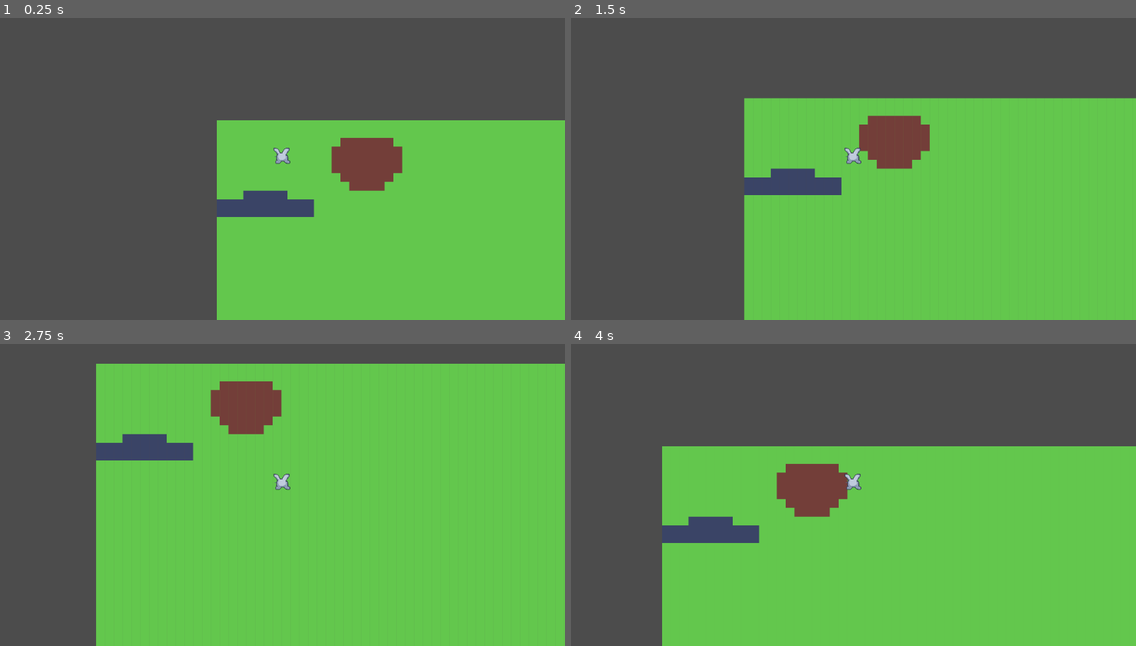
Above: before the commit, frames 1-4 (two rows, left to right).
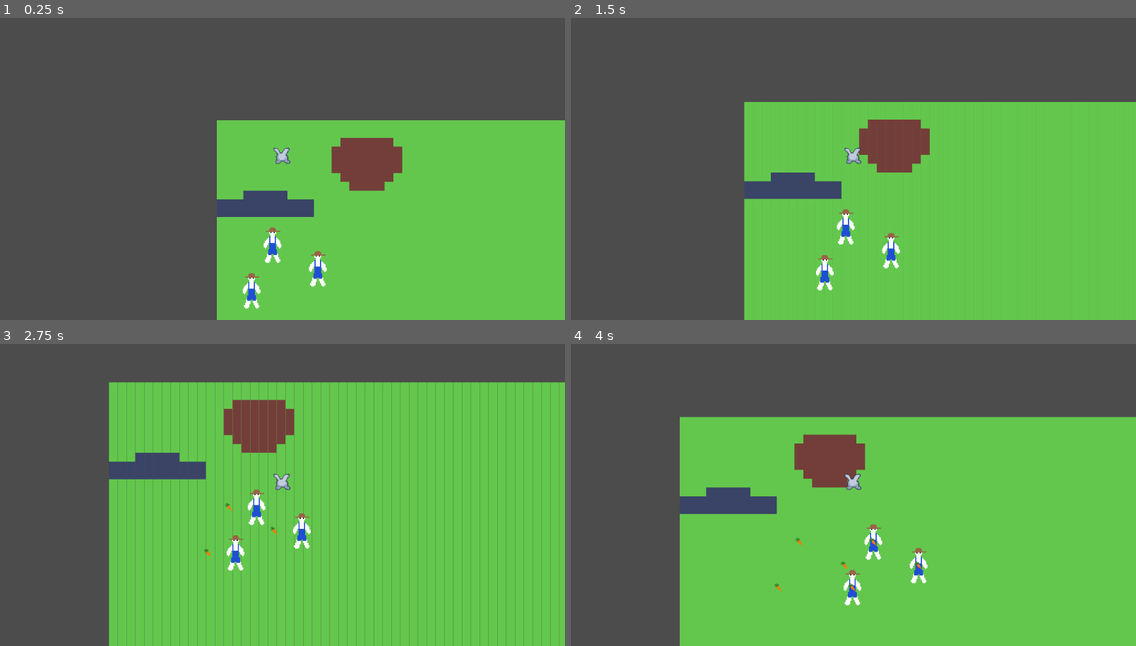
Above: after the commit, the same moments.

Repository: axerosh/rabbit-rampage
Game: Godot game, scene res://level.tscn
Same seed, same stepped clock (60 frames per second), same inputs: the game is played once before the commit and once after it.
Inputs:
- Up to frame 1 (0.25 s): no input
- Up to frame 2 (1.5 s): hold D (move_right) 0.53-1.28 s; hold S (move_down) from 1.28 s (still down)
- Up to frame 3 (2.75 s): release S (move_down) at 2.03 s; hold D (move_right) from 2.03 s (still down)
- Up to frame 4 (4 s): release D (move_right) at 2.78 s; hold W (move_up) 2.78-3.53 s; hold A (move_left) from 3.53 s (still down)

The runs differ from the first frame. In frame 1, 0.6% of the frame differs, in the area x 42-58%, y 69-97%; in frame 2, 2.5%; in frame 3, 17%, in the area x 17-100%, y 6-100%; in frame 4, 15%.

Commit message:
Add farmers dropping collectable carrots and flesh

Diff:
--- a/Rabbit.tscn
+++ b/Rabbit.tscn
@@ -20,6 +20,8 @@
 [sub_resource type="RectangleShape2D" id=2]
 extents = Vector2( 10.5, 10 )
 
+[sub_resource type="CircleShape2D" id=3]
+
 [node name="KinematicBody2D" type="KinematicBody2D"]
 script = ExtResource( 2 )
 
@@ -33,3 +35,12 @@
 
 [node name="Camera2D" type="Camera2D" parent="."]
 current = true
+
+[node name="CollectionArea2D" type="Area2D" parent="."]
+
+[node name="CollisionShape2D" type="CollisionShape2D" parent="CollectionArea2D"]
+position = Vector2( -0.5, 6 )
+scale = Vector2( 2, 2 )
+shape = SubResource( 3 )
+
+[connection signal="area_entered" from="CollectionArea2D" to="." method="_on_CollectionArea2D_area_entered"]
--- a/RabbitScript.gd
+++ b/RabbitScript.gd
@@ -1,14 +1,17 @@
 extends KinematicBody2D
 
-var moveSpeed: int = 200
+var moveSpeed: int = 10000
+
+var carrots_collected: int = 0
+var flesh_collected: int = 0
 
 var velocity: Vector2 = Vector2()
 var facingDir: Vector2 = Vector2(0, 1)
 
-func _ready():
+func _ready() -> void:
 	pass # Replace with function body.
 
-func _physics_process(delta):
+func _physics_process(delta: float) -> void:
 
 	velocity = Vector2()
 
@@ -27,4 +30,14 @@
 
 	velocity = velocity.normalized()
 
-	move_and_slide(velocity * moveSpeed)
+	var _movement: Vector2 = move_and_slide(velocity * moveSpeed * delta)
+
+func _on_CollectionArea2D_area_entered(area: Area2D) -> void:
+	if (area is Carrot):
+		carrots_collected += 1
+		print("Carrots collected: " + str(carrots_collected))
+		area.queue_free()
+	if (area is Flesh):
+		flesh_collected += 1
+		print("Flesh collected: " + str(flesh_collected))
+		area.queue_free()
--- /dev/null
+++ b/collectables/carrot.gd
@@ -0,0 +1,2 @@
+extends Area2D
+class_name Carrot
--- /dev/null
+++ b/collectables/carrot.tscn
@@ -0,0 +1,7 @@
+[gd_scene load_steps=3 format=2]
+
+[ext_resource path="res://collectables/collectable.tscn" type="PackedScene" id=1]
+[ext_resource path="res://collectables/carrot.gd" type="Script" id=2]
+
+[node name="Carrot" instance=ExtResource( 1 )]
+script = ExtResource( 2 )
--- /dev/null
+++ b/collectables/collectable.tscn
@@ -0,0 +1,14 @@
+[gd_scene load_steps=3 format=2]
+
+[ext_resource path="res://images/collectable_carrot.png" type="Texture" id=1]
+
+[sub_resource type="CircleShape2D" id=1]
+
+[node name="Collectable" type="Area2D"]
+
+[node name="CollisionShape2D" type="CollisionShape2D" parent="."]
+scale = Vector2( 0.5, 0.5 )
+shape = SubResource( 1 )
+
+[node name="Sprite" type="Sprite" parent="."]
+texture = ExtResource( 1 )
--- /dev/null
+++ b/collectables/flesh.gd
@@ -0,0 +1,2 @@
+extends Area2D
+class_name Flesh
--- /dev/null
+++ b/collectables/flesh.tscn
@@ -0,0 +1,11 @@
+[gd_scene load_steps=4 format=2]
+
+[ext_resource path="res://collectables/collectable.tscn" type="PackedScene" id=1]
+[ext_resource path="res://images/collectable_flesh.png" type="Texture" id=2]
+[ext_resource path="res://collectables/flesh.gd" type="Script" id=3]
+
+[node name="Flesh" instance=ExtResource( 1 )]
+script = ExtResource( 3 )
+
+[node name="Sprite" parent="." index="1"]
+texture = ExtResource( 2 )
--- /dev/null
+++ b/humans/farmer.gd
@@ -0,0 +1,36 @@
+extends KinematicBody2D
+class_name Farmer
+
+const flesh_scene: PackedScene = preload("res://collectables/flesh.tscn");
+const carrot_scene: PackedScene = preload("res://collectables/carrot.tscn");
+
+const time_between_drops: float = 2.0;
+const drops_before_death: int = 2;
+const speed: Vector2 = Vector2(4000, 0);
+
+var time_until_drop: float = time_between_drops;
+var carrots_dropped: int = 0;
+
+func _physics_process(delta: float) -> void:
+	var _movement: Vector2 = move_and_slide(speed * delta)
+
+func _process(delta: float) -> void:
+	time_until_drop -= delta;
+	if (time_until_drop <= 0.0):
+		time_until_drop = time_between_drops;
+		if (carrots_dropped < drops_before_death):
+			carrots_dropped += 1;
+			drop_carrot()
+		else:
+			drop_dead()
+
+func drop_carrot() -> void:
+	var carrot: Carrot = carrot_scene.instance();
+	get_tree().get_root().add_child(carrot);
+	carrot.global_position = self.global_position;
+
+func drop_dead() -> void:
+	var flesh: Flesh = flesh_scene.instance();
+	get_tree().get_root().add_child(flesh);
+	flesh.global_position = self.global_position;
+	queue_free();
--- /dev/null
+++ b/humans/farmer.tscn
@@ -0,0 +1,17 @@
+[gd_scene load_steps=4 format=2]
+
+[ext_resource path="res://images/human_farmer.png" type="Texture" id=1]
+[ext_resource path="res://humans/farmer.gd" type="Script" id=2]
+
+[sub_resource type="RectangleShape2D" id=1]
+extents = Vector2( 8, 8 )
+
+[node name="Farmer" type="KinematicBody2D"]
+script = ExtResource( 2 )
+
+[node name="CollisionShape2D" type="CollisionShape2D" parent="."]
+scale = Vector2( 1, 2 )
+shape = SubResource( 1 )
+
+[node name="Sprite" type="Sprite" parent="."]
+texture = ExtResource( 1 )
--- a/level.tscn
+++ b/level.tscn
@@ -1,7 +1,8 @@
-[gd_scene load_steps=6 format=2]
+[gd_scene load_steps=7 format=2]
 
 [ext_resource path="res://images/tileset.png" type="Texture" id=1]
 [ext_resource path="res://Rabbit.tscn" type="PackedScene" id=2]
+[ext_resource path="res://humans/farmer.tscn" type="PackedScene" id=3]
 
 [sub_resource type="ConvexPolygonShape2D" id=1]
 points = PoolVector2Array( 0, 0, 16, 0, 16, 16, 0, 16 )
@@ -77,3 +78,15 @@
 
 [node name="KinematicBody2D" parent="." instance=ExtResource( 2 )]
 position = Vector2( 119, 63 )
+
+[node name="Farmer" parent="." instance=ExtResource( 3 )]
+position = Vector2( 84, 227 )
+scale = Vector2( 2, 2 )
+
+[node name="Farmer2" parent="." instance=ExtResource( 3 )]
+position = Vector2( 46, 310 )
+scale = Vector2( 2, 2 )
+
+[node name="Farmer3" parent="." instance=ExtResource( 3 )]
+position = Vector2( 166, 270 )
+scale = Vector2( 2, 2 )
--- a/project.godot
+++ b/project.godot
@@ -7,6 +7,28 @@
 ;   param=value ; assign values to parameters
 
 config_version=4
+
+_global_script_classes=[ {
+"base": "Area2D",
+"class": "Carrot",
+"language": "GDScript",
+"path": "res://collectables/carrot.gd"
+}, {
+"base": "KinematicBody2D",
+"class": "Farmer",
+"language": "GDScript",
+"path": "res://humans/farmer.gd"
+}, {
+"base": "Area2D",
+"class": "Flesh",
+"language": "GDScript",
+"path": "res://collectables/flesh.gd"
+} ]
+_global_script_class_icons={
+"Carrot": "",
+"Farmer": "",
+"Flesh": ""
+}
 
 [application]
 
--- /dev/null
+++ b/test_scene.tscn
@@ -0,0 +1,8 @@
+[gd_scene load_steps=2 format=2]
+
+[ext_resource path="res://humans/farmer.tscn" type="PackedScene" id=1]
+
+[node name="Node2D" type="Node2D"]
+
+[node name="Farmer" parent="." instance=ExtResource( 1 )]
+position = Vector2( 11, 20 )
Not shown: 1 places in Rabbit.tscn that only renumber resources
Binary file added: images/collectable_carrot.png
Not shown, added: images/collectable_carrot.png.import
Binary file added: images/collectable_flesh.png
Not shown, added: images/collectable_flesh.png.import
Binary file added: images/human_farmer.png
Not shown, added: images/human_farmer.png.import
